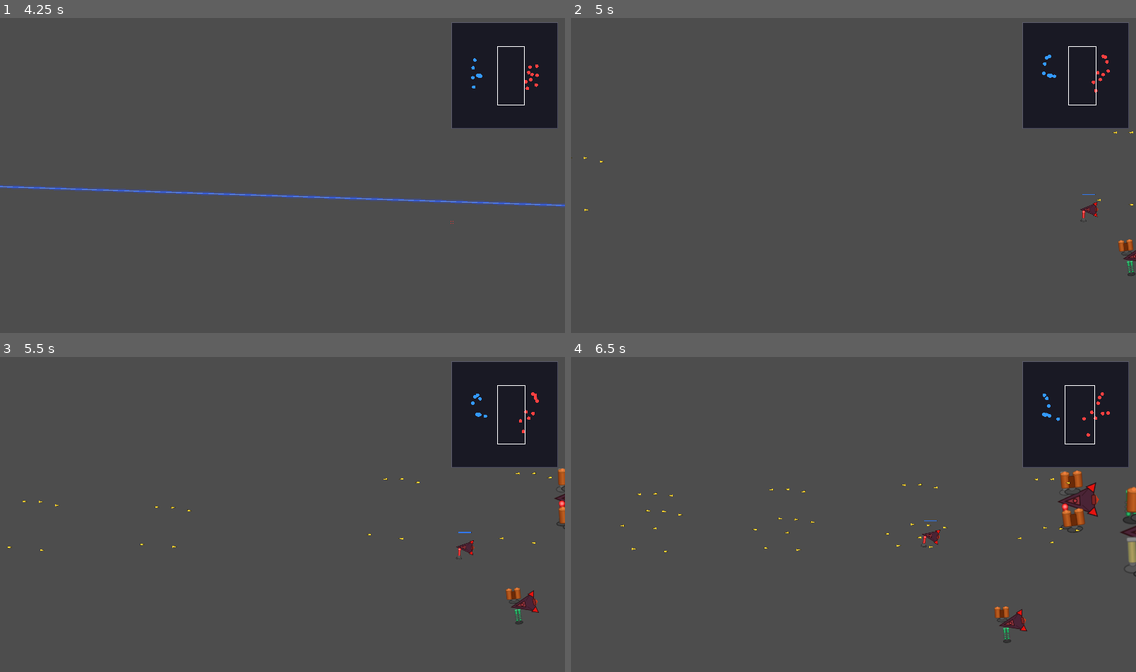
Above: before the commit, frames 1-4 (two rows, left to right).
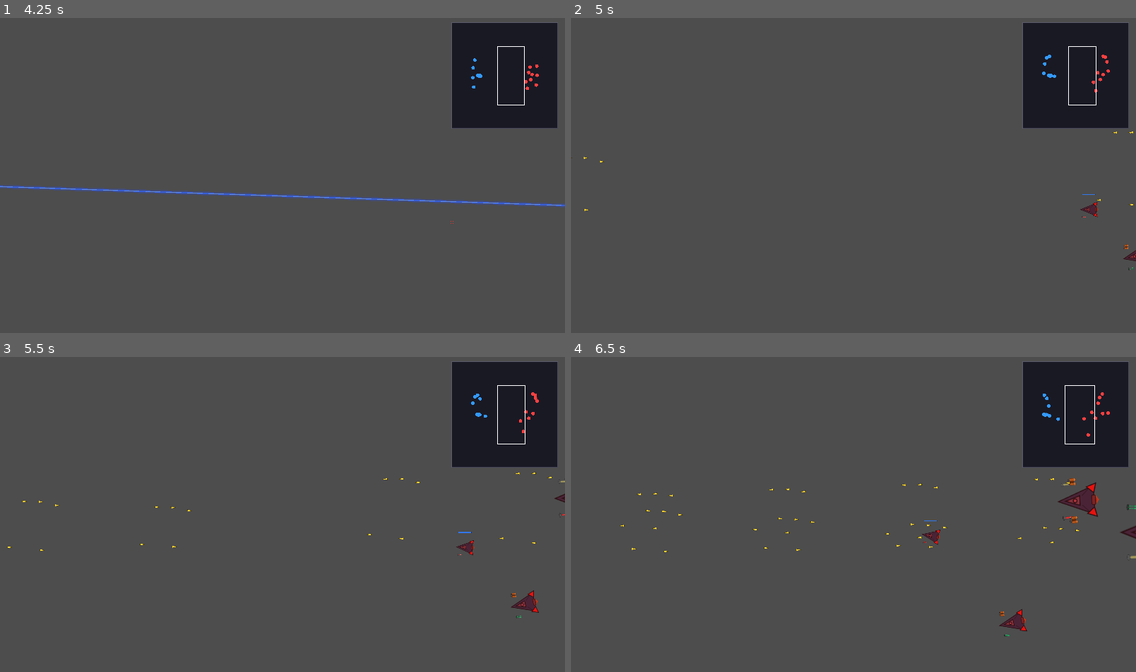
Above: after the commit, the same moments.

Repository: ZhanXuzhao/SpaceRTS
Game: Godot game, scene res://scenes/main.tscn
Same seed, same stepped clock (60 frames per second), same inputs: the game is played once before the commit and once after it.
Inputs (mouse positions are in pixels of both pictures, inside the frame that each line leads up to):
- Up to frame 1 (4.25 s): tap Enter at 0.5 s; move the mouse to (406, 159) at 0.52 s; hold W 0.53-1.25 s; tap R at 0.6 s; click (406, 159) at 0.67 s; drag from (169, 191) to (254, 238) at 1.27 s; move the mouse to (339, 106) at 2.02 s; hold W 2.03-2.75 s; tap H at 2.1 s; drag from (254, 238) to (113, 128) at 2.77 s; move the mouse to (452, 222) at 3.52 s; hold A from 3.53 s (still down); tap G at 3.6 s
- Up to frame 2 (5 s): release A at 4.25 s; drag from (684, 128) to (768, 93) at 4.27 s
- Up to frame 3 (5.5 s): move the mouse to (310, 514) at 5.02 s; hold A from 5.03 s (still down); tap X at 5.1 s; click (310, 514) at 5.17 s
- Up to frame 4 (6.5 s): release A at 5.75 s; drag from (768, 432) to (842, 514) at 5.77 s

Frame 1 is identical in both runs. In frame 2, 0.1% of the frame differs, in the area x 90-100%, y 61-82%; in frame 3, 0.3%; in frame 4, 0.9%, in the area x 62-100%, y 36-91%.

Commit message:
fix: rotate weapon SVGs to face right, scale to 1/3

Diff:
--- a/assets/weapon_launcher/Cannon.svg
+++ b/assets/weapon_launcher/Cannon.svg
@@ -1,4 +1,4 @@
-<svg xmlns="http://www.w3.org/2000/svg" viewBox="0 0 64 64">
+<svg xmlns="http://www.w3.org/2000/svg" viewBox="0 0 64 64"><g transform="rotate(90, 32, 32)">
   <defs>
     <linearGradient id="g" x1="0%" y1="0%" x2="100%" y2="0%">
       <stop offset="0%" stop-color="#7a7a4a"/>
@@ -14,4 +14,4 @@
   <rect x="26" y="6" width="12" height="34" rx="3" fill="url(#g)" stroke="#555" stroke-width="1"/>
   <!-- 炮口 -->
   <rect x="25" y="4" width="14" height="6" rx="2" fill="#888" stroke="#555" stroke-width="1"/>
-</svg>
+</g></svg>
--- a/assets/weapon_launcher/Laser.svg
+++ b/assets/weapon_launcher/Laser.svg
@@ -1,4 +1,4 @@
-<svg xmlns="http://www.w3.org/2000/svg" viewBox="0 0 64 64">
+<svg xmlns="http://www.w3.org/2000/svg" viewBox="0 0 64 64"><g transform="rotate(90, 32, 32)">
   <defs>
     <linearGradient id="g" x1="0%" y1="0%" x2="100%" y2="0%">
       <stop offset="0%" stop-color="#b01818"/>
@@ -17,4 +17,4 @@
   <circle cx="32" cy="8" r="3" fill="#ff8888"/>
   <!-- 能量管 -->
   <rect x="30" y="14" width="4" height="24" rx="2" fill="#ff6666" opacity="0.6"/>
-</svg>
+</g></svg>
--- a/assets/weapon_launcher/MissileLauncher.svg
+++ b/assets/weapon_launcher/MissileLauncher.svg
@@ -1,4 +1,4 @@
-<svg xmlns="http://www.w3.org/2000/svg" viewBox="0 0 64 64">
+<svg xmlns="http://www.w3.org/2000/svg" viewBox="0 0 64 64"><g transform="rotate(90, 32, 32)">
   <defs>
     <linearGradient id="g" x1="0%" y1="0%" x2="100%" y2="0%">
       <stop offset="0%" stop-color="#8a3a10"/>
@@ -21,4 +21,4 @@
   <!-- 导弹头提示 -->
   <circle cx="19" cy="12" r="3" fill="#ff8844" opacity="0.7"/>
   <circle cx="45" cy="12" r="3" fill="#ff8844" opacity="0.7"/>
-</svg>
+</g></svg>
--- a/assets/weapon_launcher/PD.svg
+++ b/assets/weapon_launcher/PD.svg
@@ -1,4 +1,4 @@
-<svg xmlns="http://www.w3.org/2000/svg" viewBox="0 0 64 64">
+<svg xmlns="http://www.w3.org/2000/svg" viewBox="0 0 64 64"><g transform="rotate(90, 32, 32)">
   <defs>
     <linearGradient id="g" x1="0%" y1="0%" x2="100%" y2="0%">
       <stop offset="0%" stop-color="#1a8a50"/>
@@ -20,4 +20,4 @@
   <!-- 炮口 -->
   <rect x="23" y="8" width="8" height="4" rx="1" fill="#40d080" stroke="#1a8a50" stroke-width="0.5"/>
   <rect x="33" y="8" width="8" height="4" rx="1" fill="#40d080" stroke="#1a8a50" stroke-width="0.5"/>
-</svg>
+</g></svg>
--- a/scripts/unit.gd
+++ b/scripts/unit.gd
@@ -950,7 +950,7 @@
 	ws.position = _slot_offsets_scaled[index]
 	ws.texture = load("res://assets/weapon_launcher/Cannon.svg")
 	ws.centered = true
-	ws.scale = Vector2.ONE * _size_mult
+	ws.scale = Vector2.ONE * _size_mult / 3.0
 	_body.add_child(ws)
 	_weapon_sprites.append(ws)
 
